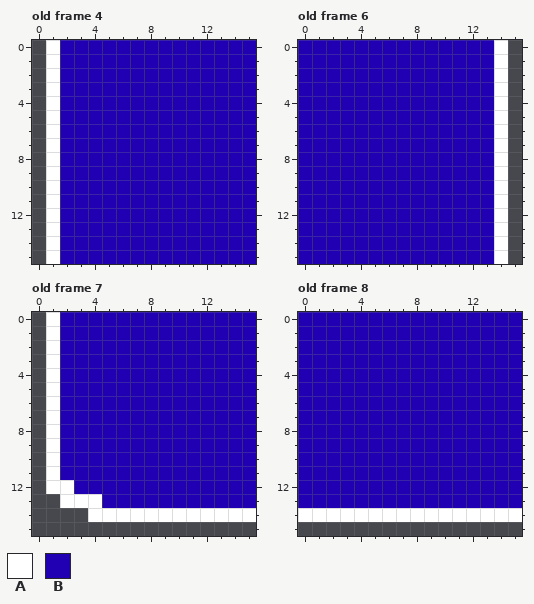
Pixel-art file: Assets/raw/aseprite/menu.aseprite. Above is the file before it was changed.
16x16 pixels, 9 frames. Shown: old frame 4, old frame 6, old frame 7, old frame 8. The commit also changed other frames, which this record leaves out.
Palette (. is transparent): A #ffffff  B #2000b2
Pixels before, old frame 4, first column x 1:
 0 ABBBBBBBBBBBBBB
 1 ABBBBBBBBBBBBBB
 2 ABBBBBBBBBBBBBB
 3 ABBBBBBBBBBBBBB
 4 ABBBBBBBBBBBBBB
 5 ABBBBBBBBBBBBBB
 6 ABBBBBBBBBBBBBB
 7 ABBBBBBBBBBBBBB
 8 ABBBBBBBBBBBBBB
 9 ABBBBBBBBBBBBBB
10 ABBBBBBBBBBBBBB
11 ABBBBBBBBBBBBBB
12 ABBBBBBBBBBBBBB
13 ABBBBBBBBBBBBBB
14 ABBBBBBBBBBBBBB
15 ABBBBBBBBBBBBBB
Pixels before, old frame 6, first column x 0:
 0 BBBBBBBBBBBBBBA
 1 BBBBBBBBBBBBBBA
 2 BBBBBBBBBBBBBBA
 3 BBBBBBBBBBBBBBA
 4 BBBBBBBBBBBBBBA
 5 BBBBBBBBBBBBBBA
 6 BBBBBBBBBBBBBBA
 7 BBBBBBBBBBBBBBA
 8 BBBBBBBBBBBBBBA
 9 BBBBBBBBBBBBBBA
10 BBBBBBBBBBBBBBA
11 BBBBBBBBBBBBBBA
12 BBBBBBBBBBBBBBA
13 BBBBBBBBBBBBBBA
14 BBBBBBBBBBBBBBA
15 BBBBBBBBBBBBBBA
Pixels before, old frame 7, first column x 1:
 0 ABBBBBBBBBBBBBB
 1 ABBBBBBBBBBBBBB
 2 ABBBBBBBBBBBBBB
 3 ABBBBBBBBBBBBBB
 4 ABBBBBBBBBBBBBB
 5 ABBBBBBBBBBBBBB
 6 ABBBBBBBBBBBBBB
 7 ABBBBBBBBBBBBBB
 8 ABBBBBBBBBBBBBB
 9 ABBBBBBBBBBBBBB
10 ABBBBBBBBBBBBBB
11 ABBBBBBBBBBBBBB
12 AABBBBBBBBBBBBB
13 .AAABBBBBBBBBBB
14 ...AAAAAAAAAAAA
Pixels before, old frame 8, first column x 0:
 0 BBBBBBBBBBBBBBBB
 1 BBBBBBBBBBBBBBBB
 2 BBBBBBBBBBBBBBBB
 3 BBBBBBBBBBBBBBBB
 4 BBBBBBBBBBBBBBBB
 5 BBBBBBBBBBBBBBBB
 6 BBBBBBBBBBBBBBBB
 7 BBBBBBBBBBBBBBBB
 8 BBBBBBBBBBBBBBBB
 9 BBBBBBBBBBBBBBBB
10 BBBBBBBBBBBBBBBB
11 BBBBBBBBBBBBBBBB
12 BBBBBBBBBBBBBBBB
13 BBBBBBBBBBBBBBBB
14 AAAAAAAAAAAAAAAA
New version:
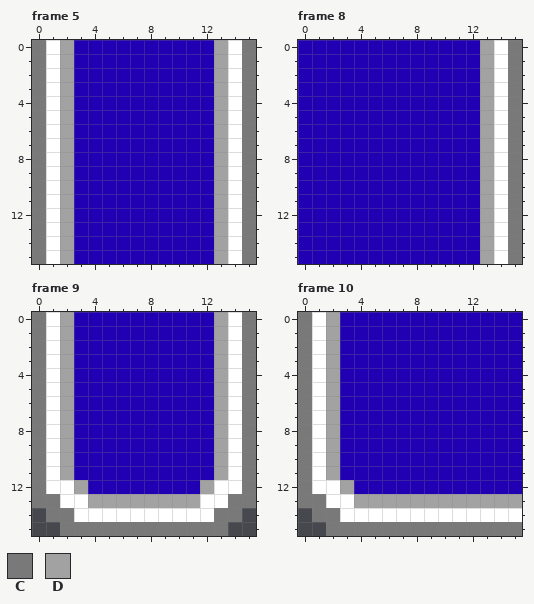
Colours new in this view: C #797979  D #a2a2a2
A new or re-ordered frame is compared with the old frame closest to it.
From the commit log: Upgrade menu tilesheet (not applied to actual menus yet)
The exact change:
frames 9 -> 16
Changed rows in their new state; - is an unchanged pixel.
Frame 5 is new; against old frame 4:
first column x 0:
 0 C-D----------DAC
 1 C-D----------DAC
 2 C-D----------DAC
 3 C-D----------DAC
 4 C-D----------DAC
 5 C-D----------DAC
 6 C-D----------DAC
 7 C-D----------DAC
 8 C-D----------DAC
 9 C-D----------DAC
10 C-D----------DAC
11 C-D----------DAC
12 C-D----------DAC
13 C-D----------DAC
14 C-D----------DAC
15 C-D----------DAC
Frame 8 against old frame 6:
first column x 13:
 0 D-C
 1 D-C
 2 D-C
 3 D-C
 4 D-C
 5 D-C
 6 D-C
 7 D-C
 8 D-C
 9 D-C
10 D-C
11 D-C
12 D-C
13 D-C
14 D-C
15 D-C
Frame 9 against old frame 7:
first column x 0:
 0 C-D----------DAC
 1 C-D----------DAC
 2 C-D----------DAC
 3 C-D----------DAC
 4 C-D----------DAC
 5 C-D----------DAC
 6 C-D----------DAC
 7 C-D----------DAC
 8 C-D----------DAC
 9 C-D----------DAC
10 C-D----------DAC
11 C-D----------DAC
12 C--D--------DAAC
13 CC--DDDDDDDDAACC
14 -CCA---------CC.
15 --CCCCCCCCCCCC--
Frame 10 against old frame 8:
first column x 0:
 0 CAD-------------
 1 CAD-------------
 2 CAD-------------
 3 CAD-------------
 4 CAD-------------
 5 CAD-------------
 6 CAD-------------
 7 CAD-------------
 8 CAD-------------
 9 CAD-------------
10 CAD-------------
11 CAD-------------
12 CAAD------------
13 CCAADDDDDDDDDDDD
14 .CC-------------
15 --CCCCCCCCCCCCCC
Pixel boxes of the changes (left, top, right, bottom) in both pictures:
changed: (32, 40, 74, 264)
changed: (214, 40, 256, 264)
changed: (480, 40, 522, 264)
changed: (32, 312, 256, 536)
changed: (298, 312, 522, 536)
